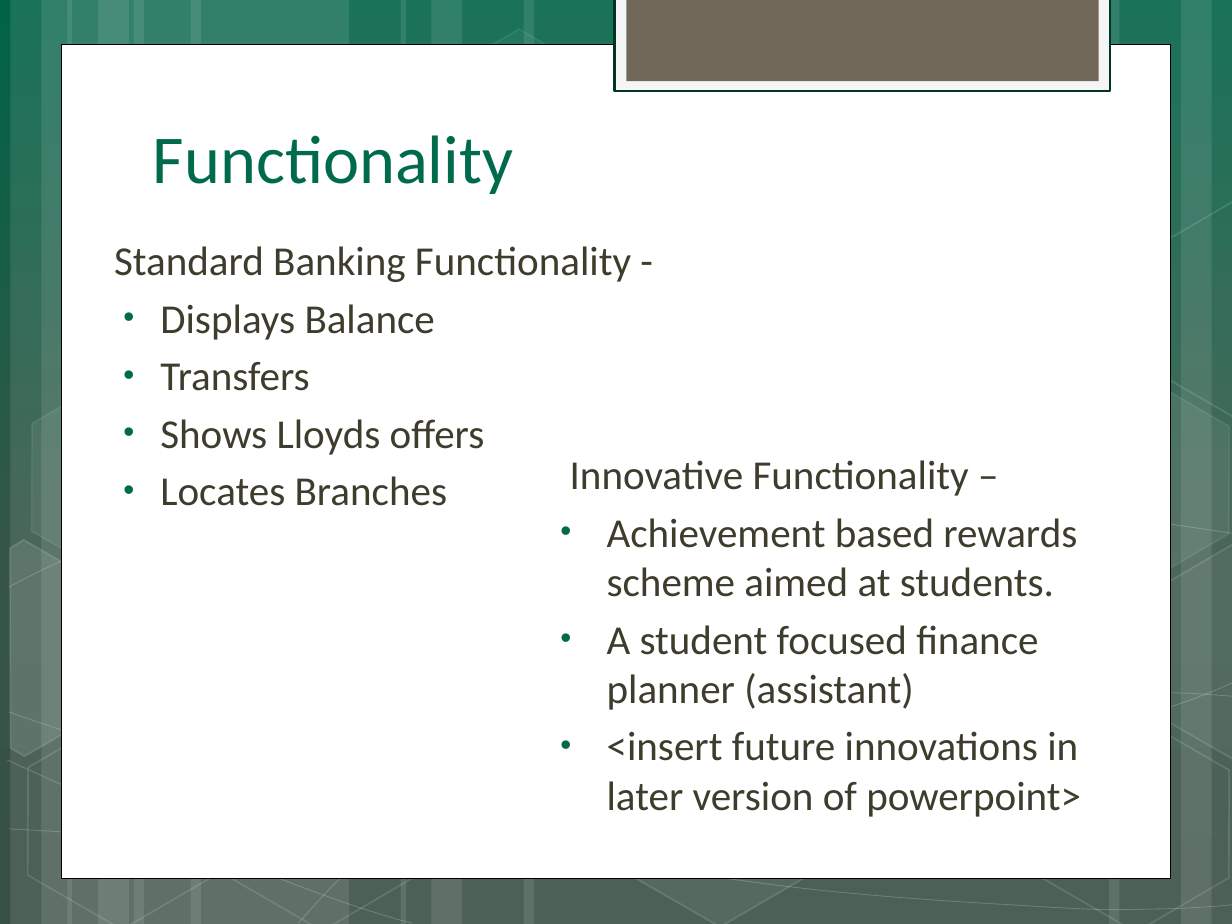
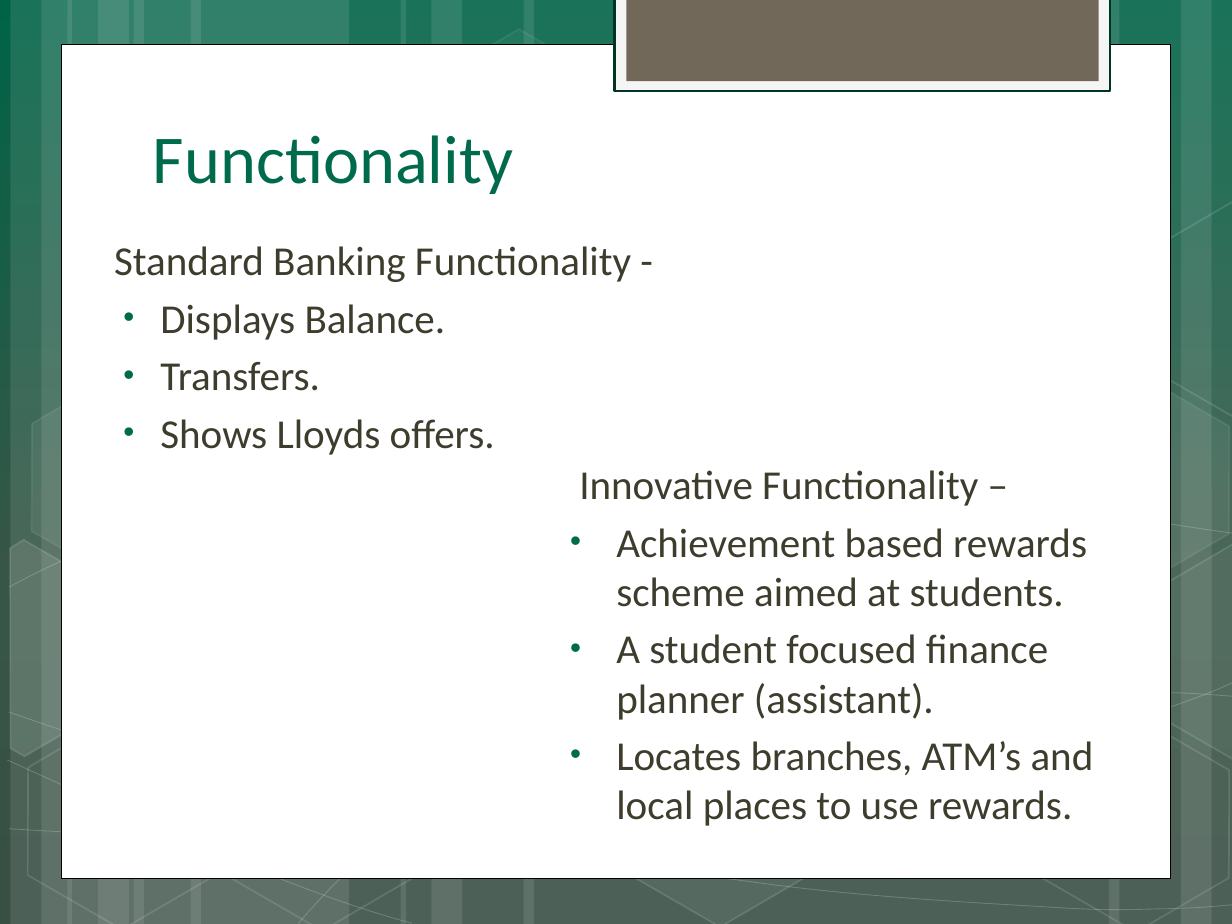
Before and after one commit to d-baranowski/Team-2, a slide deck: slide 6 of Powerpoint for Dragons Den/Dragons Den Presentation.pptx. Drawn at 1232x924 pixels with LibreOffice and Linux fonts; fonts in the diff are those of the drawing. Boxes give left, top, right and bottom in pixels: in the first picture for what was removed or moved away, otherwise in the second. Text is boxed around its words. In the diff, an @@ line names an element or a change of style, - is before the commit and + after.

```diff
--- a/Powerpoint for Dragons Den/Dragons Den Presentation.pptx
+++ b/Powerpoint for Dragons Den/Dragons Den Presentation.pptx
@@ text at box(160, 304, 495, 455): text changed @@
-• Displays Balance
-• Transfers
-• Shows Lloyds offers
-• Locates Branches
+• Displays Balance.
+• Transfers.
+• Shows Lloyds offers.
@@ text "Innovative Functionality –": place and size @@
-text "Innovative Functionality –" at box(570, 460, 1081, 817)
+text "Innovative Functionality –" at box(579, 470, 1094, 826)
@@ text at box(616, 634, 1094, 826): text changed @@
-• A student focused finance planner (assistant)
-• <insert future innovations in later version of powerpoint>
+• A student focused finance planner (assistant).
+• Locates branches, ATM’s and local places to use rewards.
```
Also in this commit, not shown: 12 slides added, 5 slides removed.
